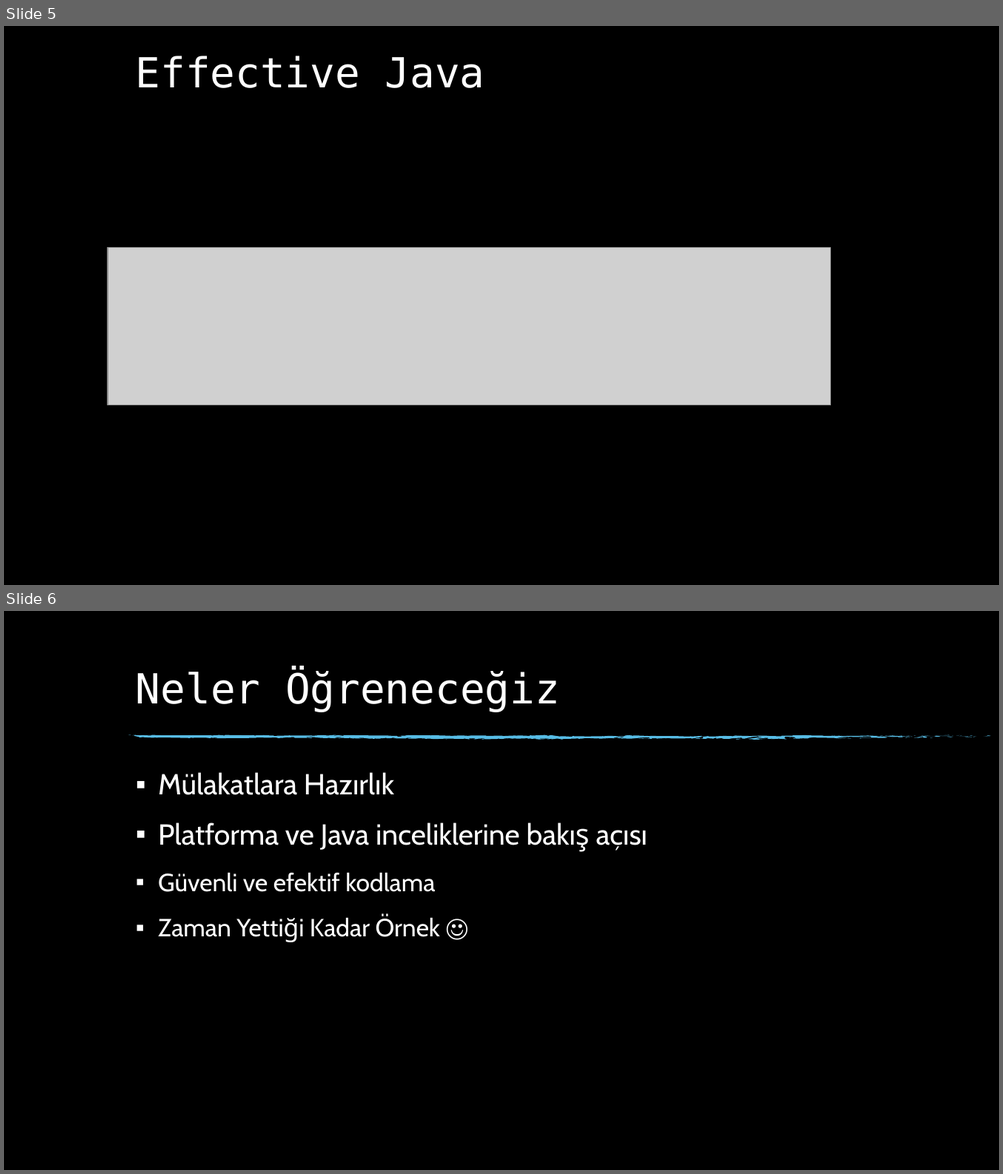
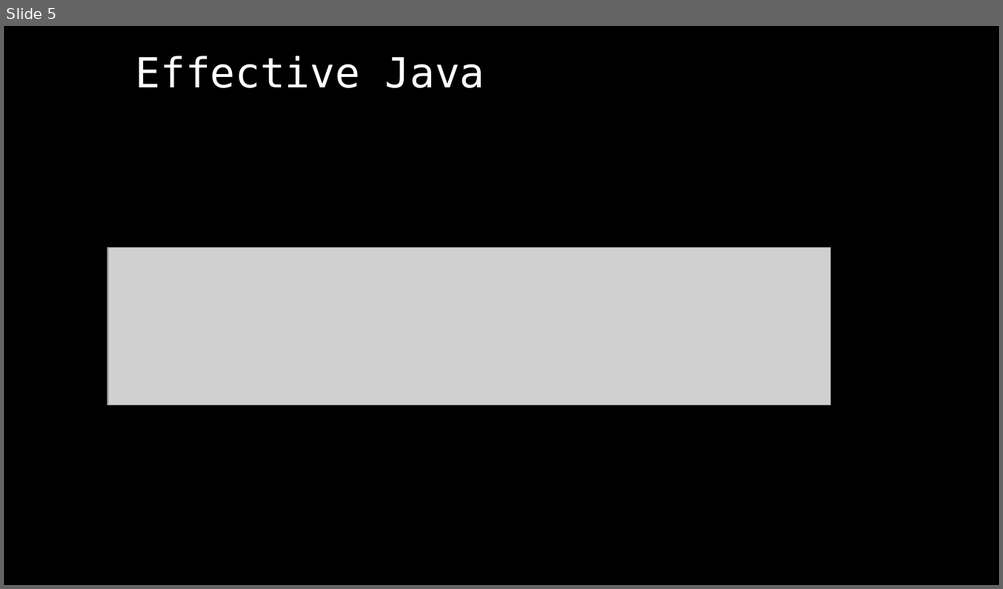
Before and after one commit to mrsonmez10/javaday-istanbul-effective-and-clean-java, a slide deck: resource/effective and clean java.pptx. Shown one above the other, each under a label of ours: slides 5 and 6 before the commit, slide 5 after it. The pictures are 1003x1174 and 1003x589 pixels, drawn with LibreOffice and Linux fonts; fonts in the diff are those of the drawing; grey boxes stand for pictures; background and template pictures are left out. Boxes give left, top, right and bottom in pixels: in the first picture for what was removed or moved away, otherwise in the second. Text is boxed around its words. In the diff, an @@ line names an element or a change of style, - is before the commit and + after.

```diff
--- a/resource/effective and clean java.pptx
+++ b/resource/effective and clean java.pptx
@@ slide 6 removed at bbox=[4, 611, 999, 1170], background picture (left out) @@
@@ title removed at bbox=[136, 671, 560, 712] @@
-Neler Öğreneceğiz
@@ group removed at bbox=[128, 735, 990, 740]: 74 freeform shapes @@
@@ text removed at bbox=[158, 772, 647, 937] @@
-▪ Mülakatlara Hazırlık
-▪ Platforma ve Java inceliklerine bakış açısı
-▪ Güvenli ve efektif kodlama
-▪ Zaman Yettiği Kadar Örnek ☺
```
Also in this commit, not shown: 1 slide changed, 4 other files.
